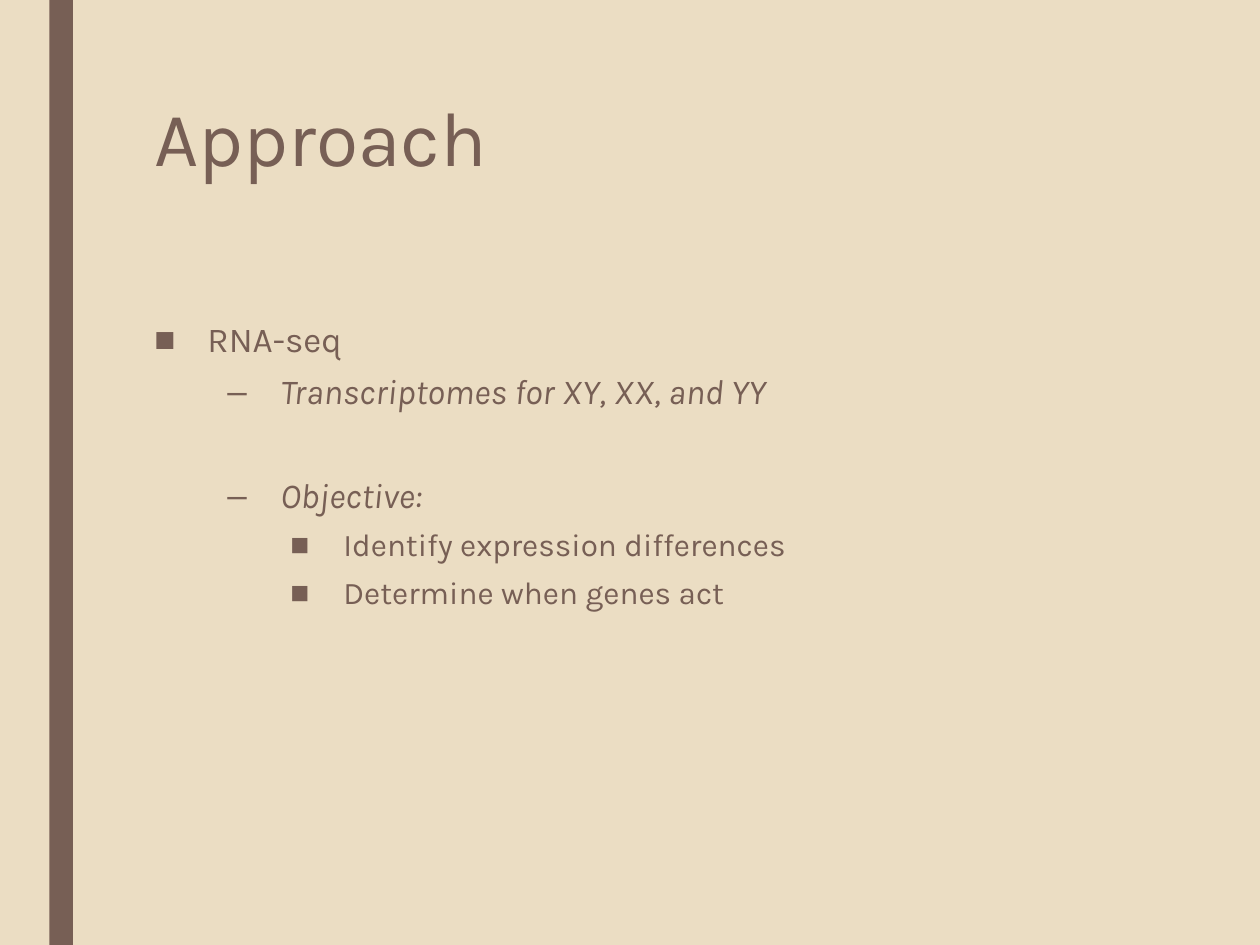
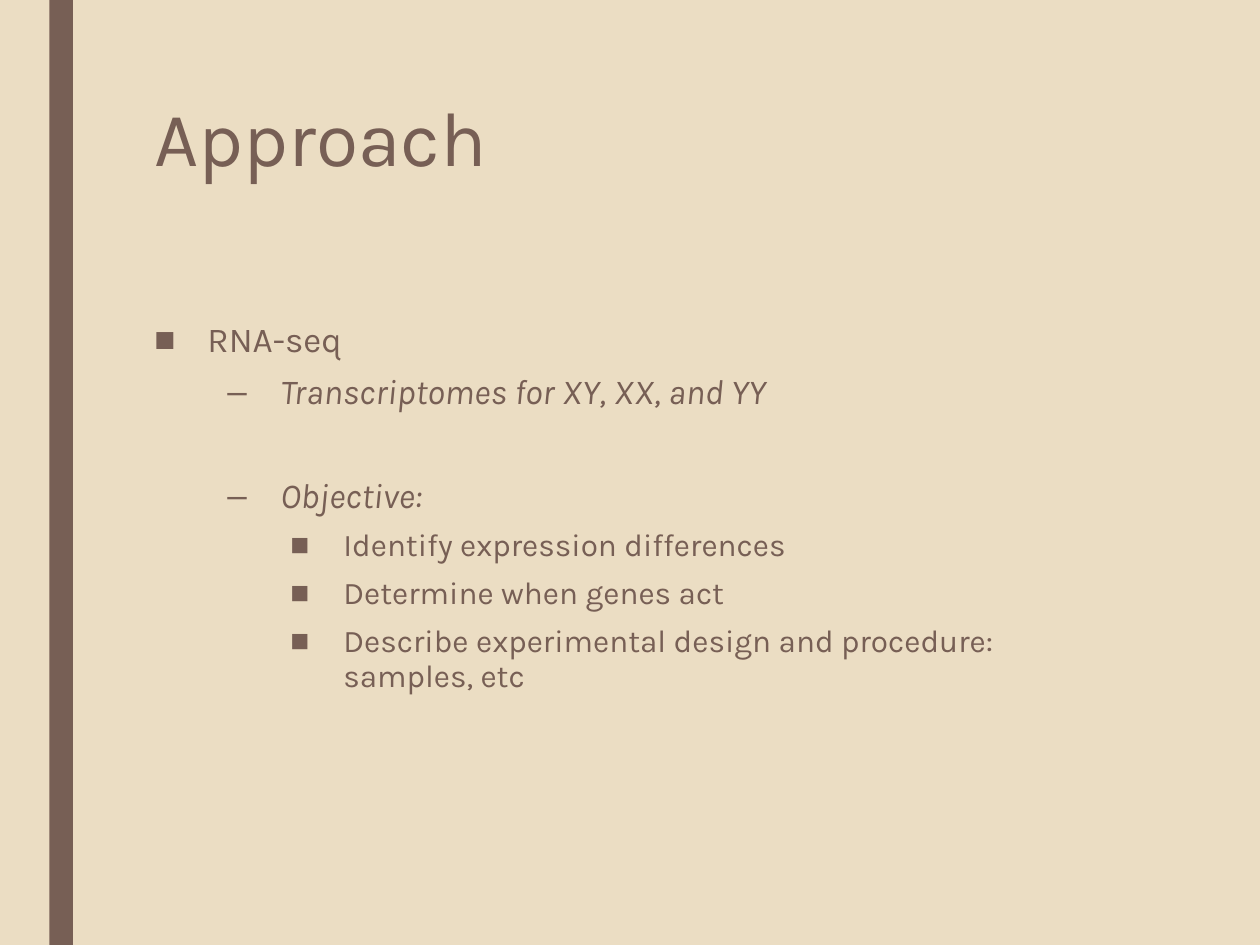
Before and after one commit to katholan/BCB546X-Spring2017_Valerin_final_project, a slide deck: slide 6 of asparagus.pptx. Drawn at 1260x945 pixels with LibreOffice and Linux fonts; fonts in the diff are those of the drawing. Boxes give left, top, right and bottom in pixels: in the first picture for what was removed or moved away, otherwise in the second. Text is boxed around its words. In the diff, an @@ line names an element or a change of style, - is before the commit and + after.

```diff
--- a/asparagus.pptx
+++ b/asparagus.pptx
@@ text at bbox=[343, 630, 993, 695]: paragraph added @@
+    ■ Describe experimental design and procedure: samples, etc
```
Also in this commit, not shown: 3 other slides changed, 5 slides added, 2 slides removed.
